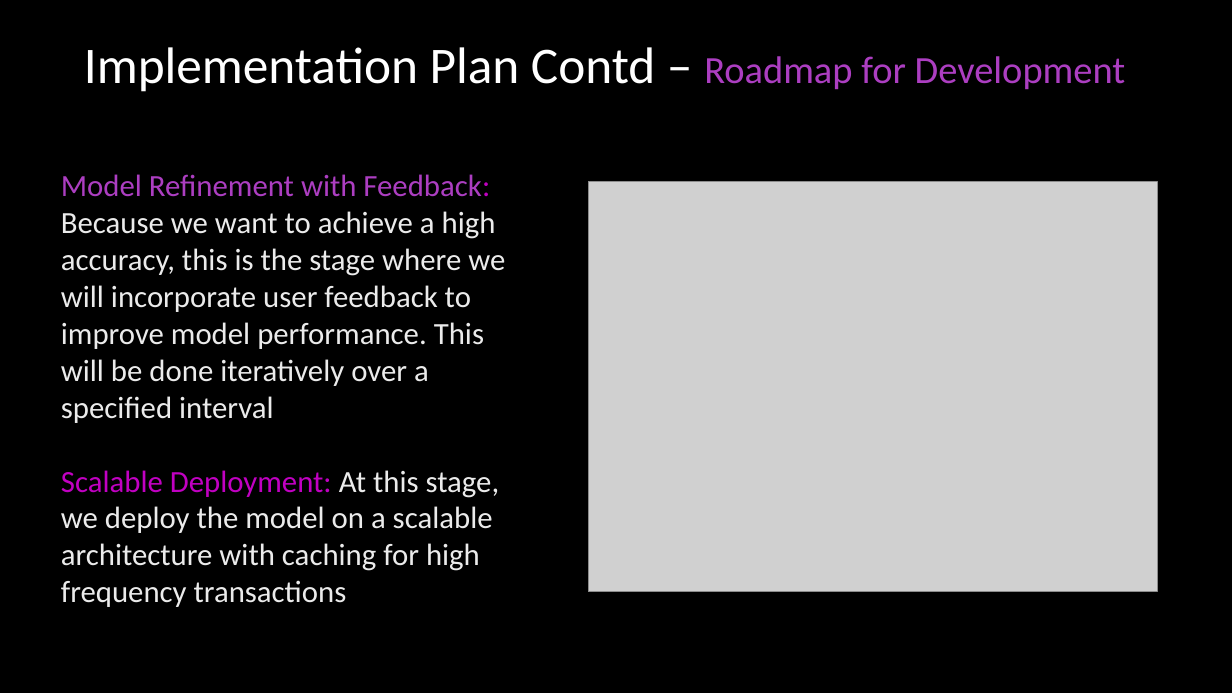
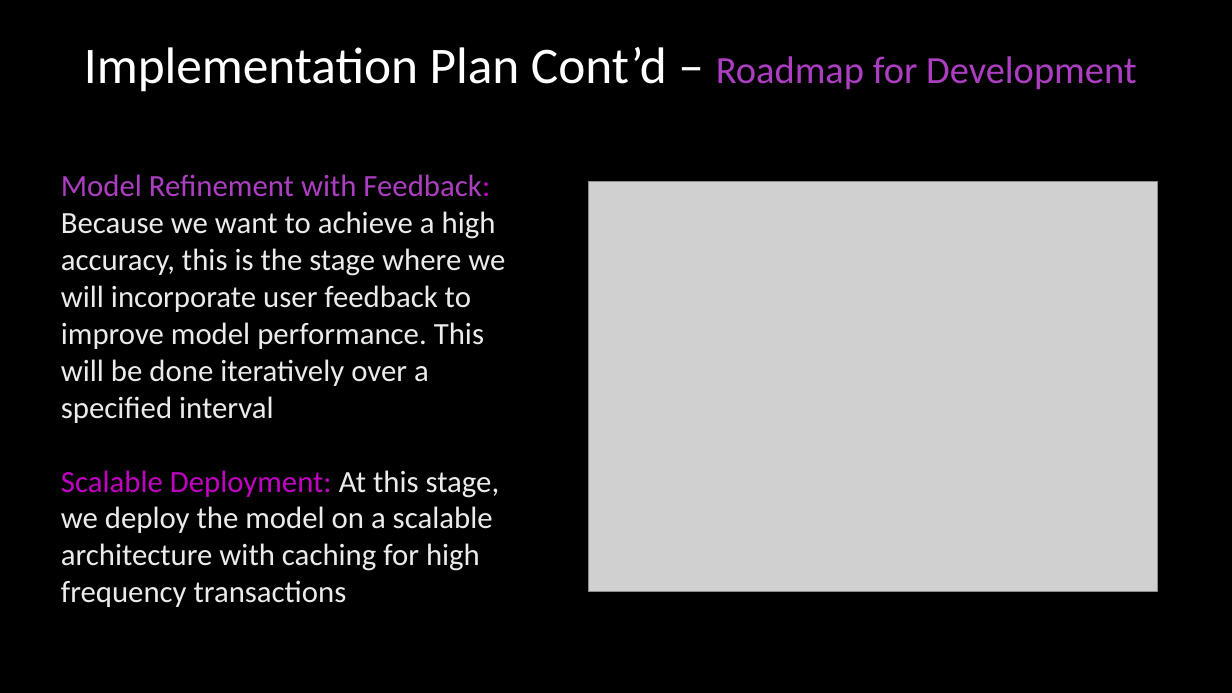
Before and after one commit to Varsilias/Chorus, a slide deck: slide 6 of Transaction Labelling Strategy Architecture.pptx. Drawn at 1232x693 pixels with LibreOffice and Linux fonts; fonts in the diff are those of the drawing; grey boxes stand for pictures; background and template pictures are left out. Boxes give left, top, right and bottom in pixels: in the first picture for what was removed or moved away, otherwise in the second. Text is boxed around its words. In the diff, an @@ line names an element or a change of style, - is before the commit and + after.

```diff
--- a/Transaction Labelling Strategy Architecture.pptx
+++ b/Transaction Labelling Strategy Architecture.pptx
@@ text at box(84, 47, 1137, 92): text changed @@
-Implementation Plan Contd – Roadmap for Development
+Implementation Plan Cont’d – Roadmap for Development
```
Also in this commit, not shown: 1 other slide changed, 5 slides added, 1 other file.
